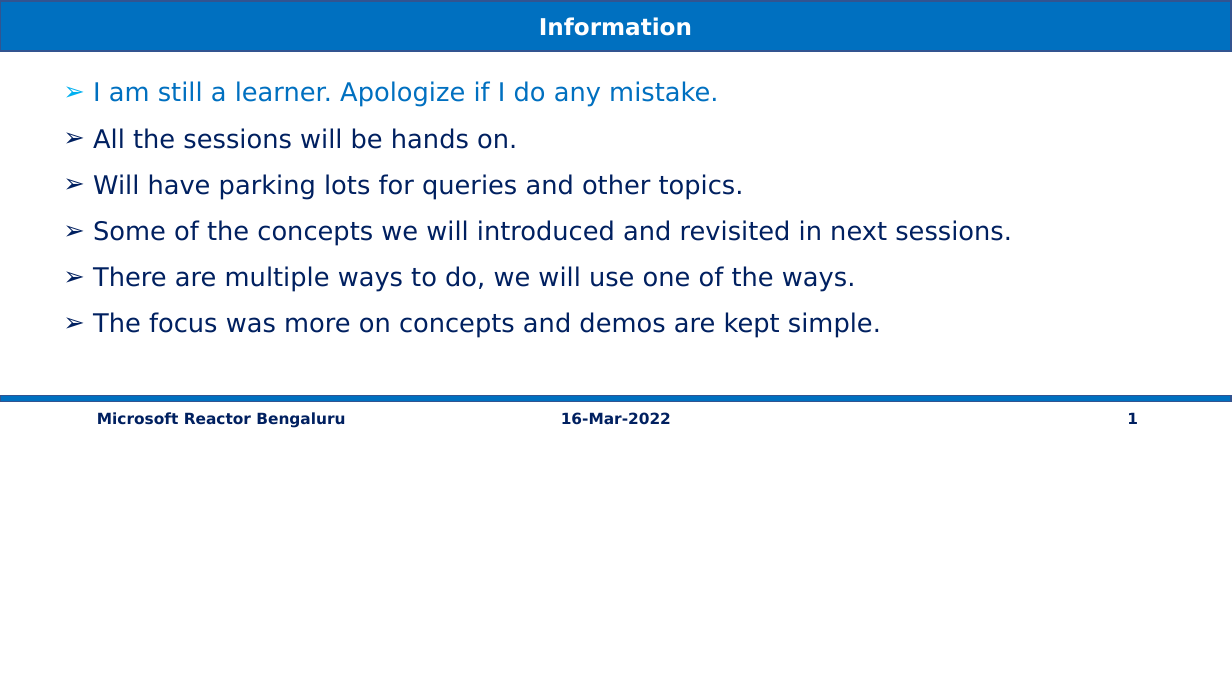
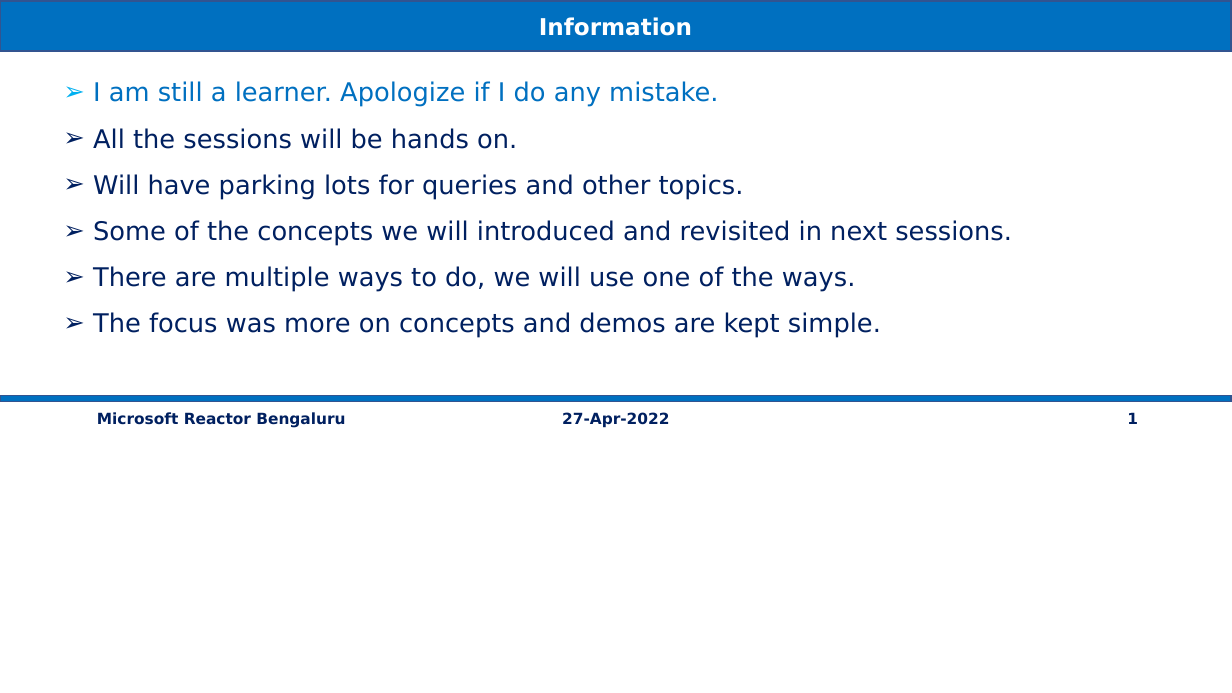
Before and after one commit to vishipayyallore/speaker-series-2022, a slide deck: slide 1 of microsoft-reactor/Demos.pptx. Drawn at 1232x693 pixels with LibreOffice and Linux fonts; fonts in the diff are those of the drawing. Boxes give left, top, right and bottom in pixels: in the first picture for what was removed or moved away, otherwise in the second. Text is boxed around its words. In the diff, an @@ line names an element or a change of style, - is before the commit and + after.

```diff
--- a/microsoft-reactor/Demos.pptx
+++ b/microsoft-reactor/Demos.pptx
@@ text at <box>562,412,669,428</box>: text changed @@
-16-Mar-2022
+27-Apr-2022
```
Also in this commit, not shown: 5 other files.
